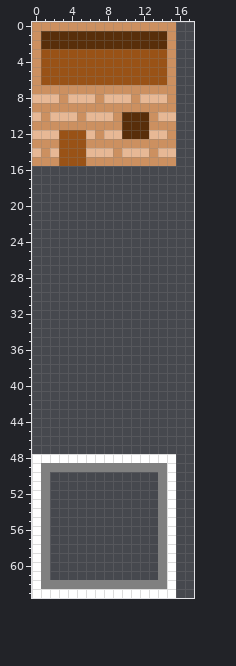
Edited in one commit: pixel-art sprite (data/sprite_sheet.png). The picture above was drawn from the file before the commit.
The file is 64x64 pixels. Shown: x 0..17, y 0..63.
Now the later version:
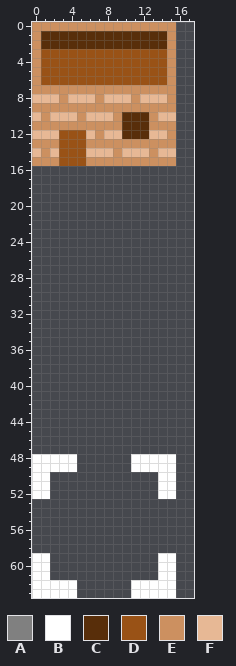
Palette (. is transparent): A #808080  B #ffffff  C #582e0a  D #995216  E #cc9060  F #e7b895
Diff:
Changed rows in their new state; - is an unchanged pixel.
first column x 0:
48 -----......-----
49 -BBBB......BBBB-
50 -B------------B-
51 -B------------B-
52 -B------------B-
53 ..------------..
54 ..------------..
55 ..------------..
56 ..------------..
57 ..------------..
58 ..------------..
59 -B------------B-
60 -B------------B-
61 -B------------B-
62 -BBBB......BBBB-
63 -----......-----
Boxes around the changes in both pictures, in picture pixels (x1, y1, x2, y2):
changed: (32, 454, 176, 598)
